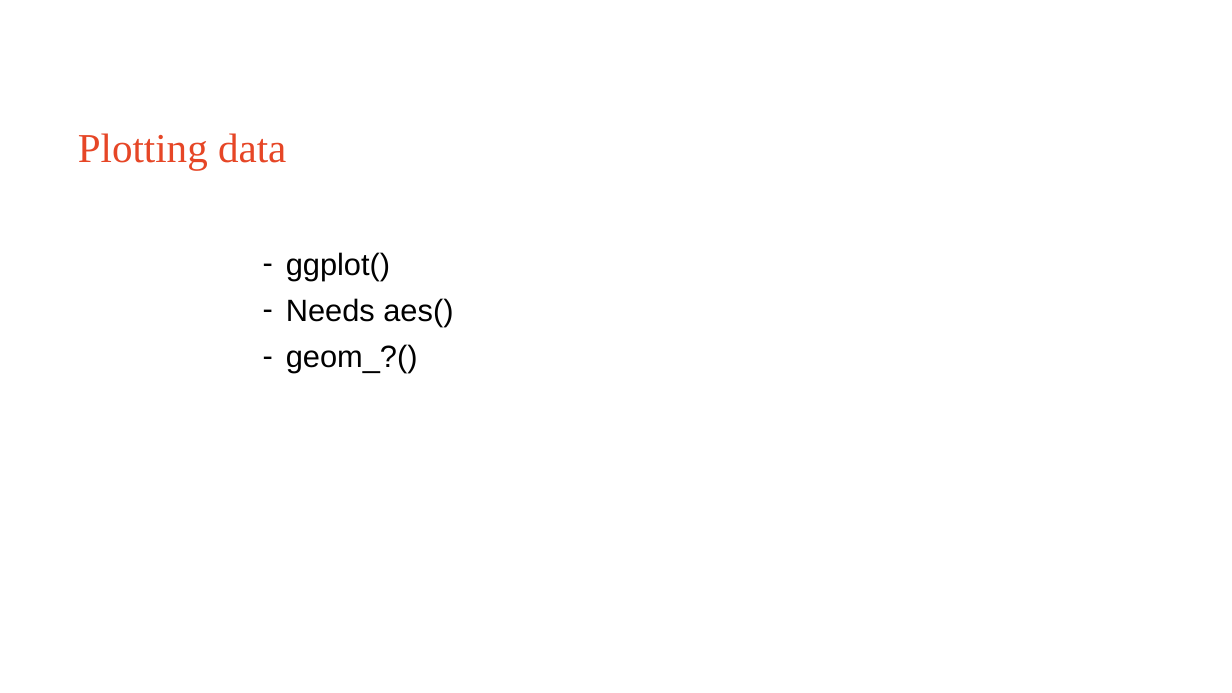
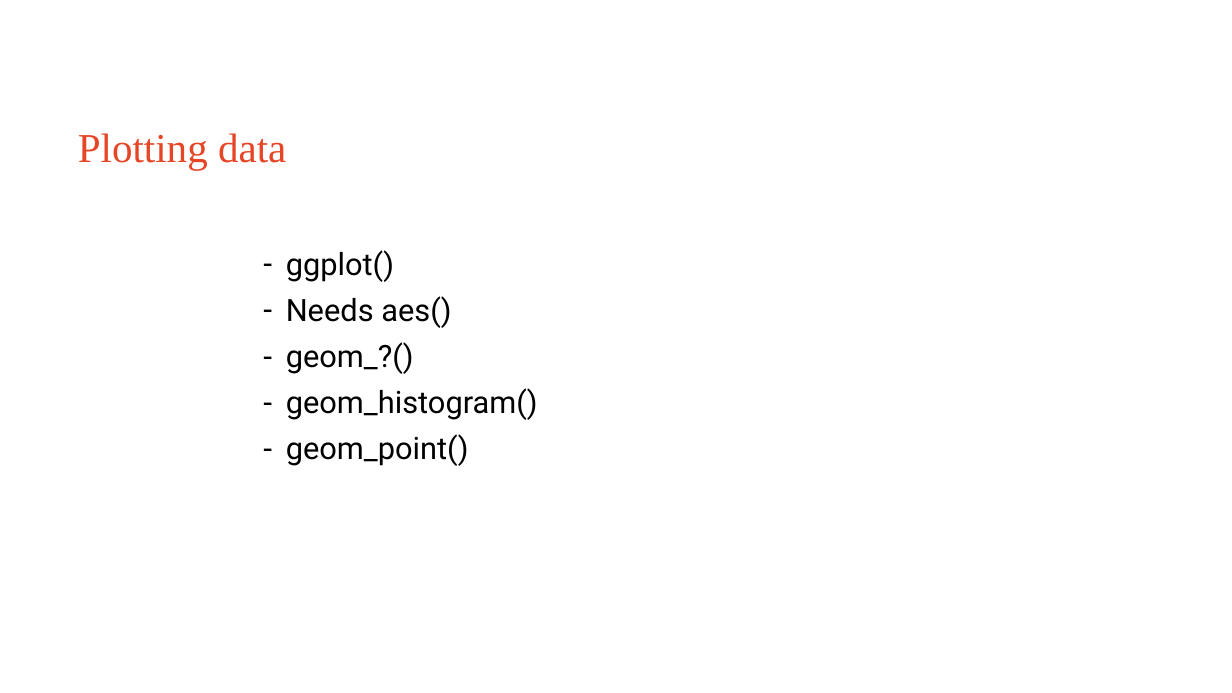
Before and after one commit to Sydney-Informatics-Hub/EDAinR, a slide deck: slide 15 of eda_r.pptx. Drawn at 1232x693 pixels with LibreOffice and Linux fonts; fonts in the diff are those of the drawing. Boxes give left, top, right and bottom in pixels: in the first picture for what was removed or moved away, otherwise in the second. Text is boxed around its words. In the diff, an @@ line names an element or a change of style, - is before the commit and + after.

```diff
--- a/eda_r.pptx
+++ b/eda_r.pptx
@@ text at box(286, 250, 451, 374): font Arial to Roboto in "ggplot()", "Needs aes()", "geom_?()" @@
@@ text at box(286, 388, 538, 466): paragraphs added @@
+– geom_histogram()
+– geom_point()
```
Also in this commit, not shown: 2 other slides changed, 5 slides added, 1 other file.
